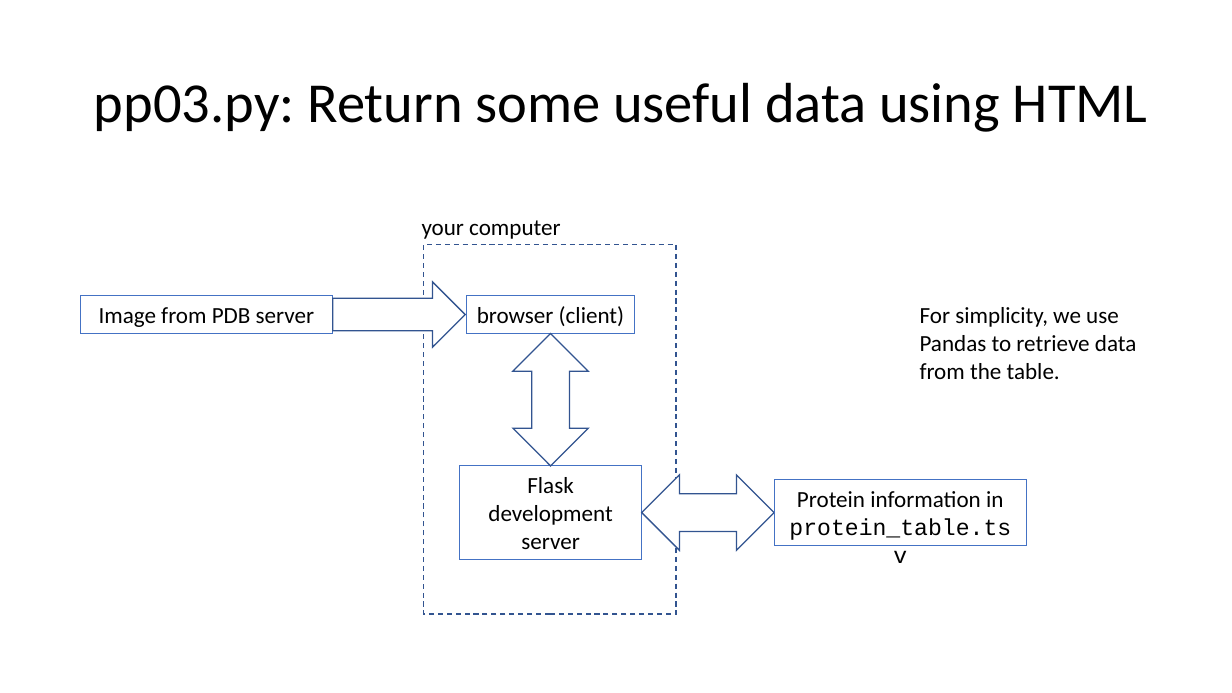
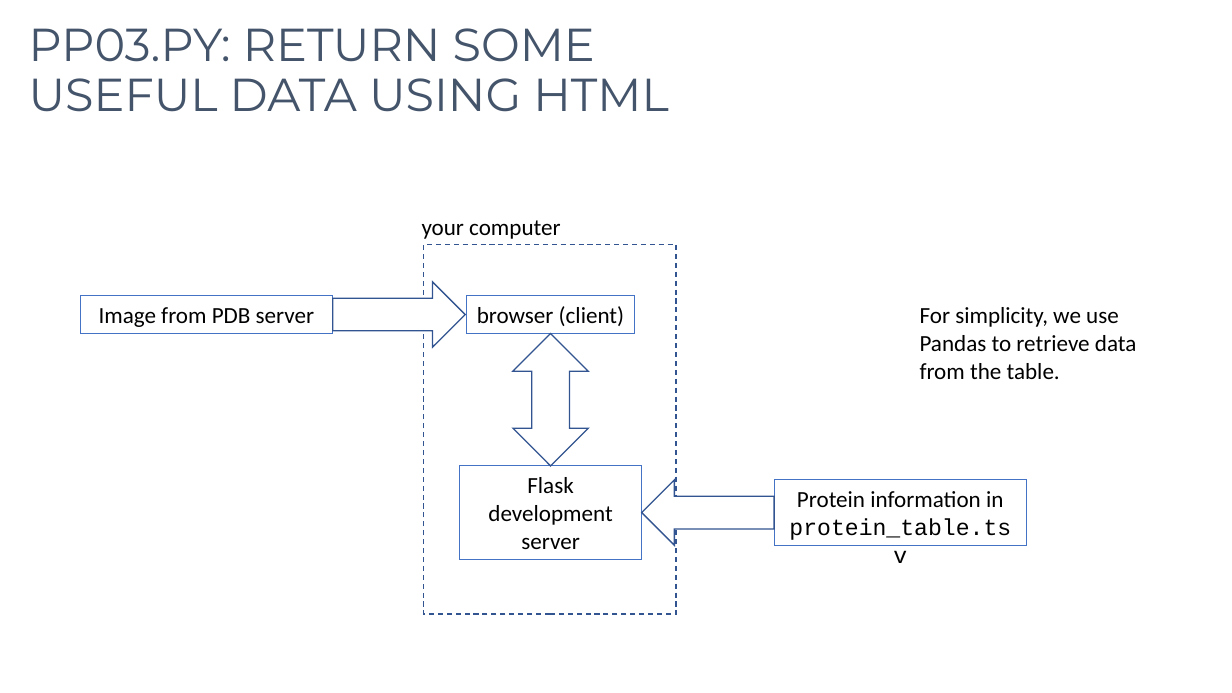
Before and after one commit to conradbessant/webintro, a slide deck: slide 5 of explanation.pptx. Drawn at 1232x693 pixels with LibreOffice and Linux fonts; fonts in the diff are those of the drawing. Boxes give left, top, right and bottom in pixels: in the first picture for what was removed or moved away, otherwise in the second. Text is boxed around its words. In the diff, an @@ line names an element or a change of style, - is before the commit and + after.

```diff
--- a/explanation.pptx
+++ b/explanation.pptx
@@ title "PP03.PY: RETURN SOME USEFUL DATA ..." at [29,28,668,112]: vertical alignment middle to top @@
@@ title at [29,28,668,112]: text changed; size 44 to 36 pt; font Calibri to Montserrat; text colour #000000 to #44546A @@
-pp03.py: Return some useful data using HTML
+PP03.PY: RETURN SOME
+USEFUL DATA USING HTML
@@ down arrow: place and size @@
-down arrow at [642,475,774,550]
+down arrow at [642,480,775,545]
@@ down arrow at [642,480,775,545]: up down arrow to down arrow @@
```
Also in this commit, not shown: 7 other slides changed, 6 other files.
